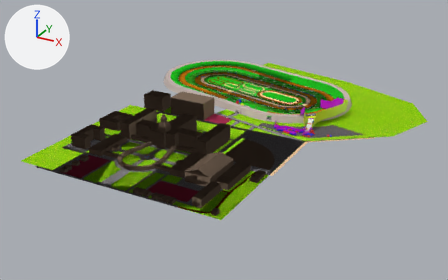
One commit to the Blender file assets/course/tracen-course/tracen-course.blend: the scene before it, then after it.
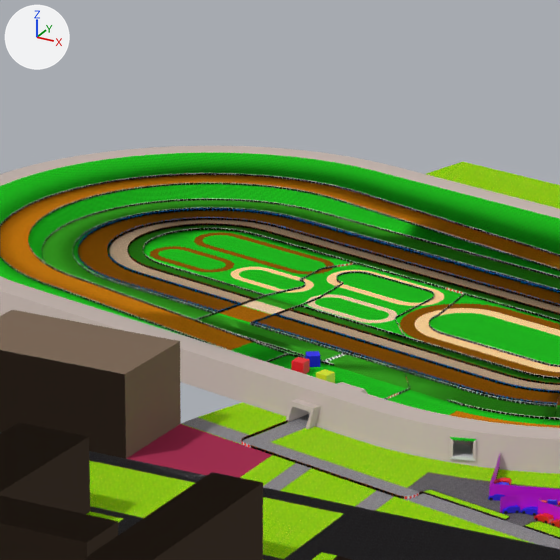
Each version appears first whole from a 50 mm camera at (50.1, -68.4, 37.9) aimed at (5.4, 12.9, -2.8), and next in a close-up on the part from 40% to 64% of the width and 11% to 50% of the height. The lights are fixed; the arrows at upper left show +X, +Y and +Z.

The older version as bpy lines, for what is in view:
```python
ob_bg = bpy.data.objects.new('BG', me_circle_001)
ob_bg.location = (1.64, -3.18, 0.0)
ob_course = bpy.data.objects.new('course', me_circle_004)
ob_course.location = (1.64, -3.18, 0.0)
```
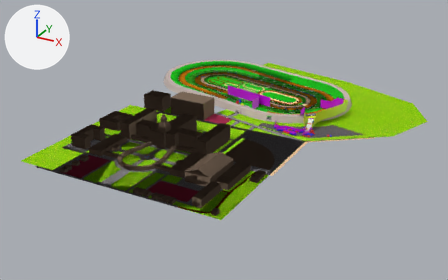
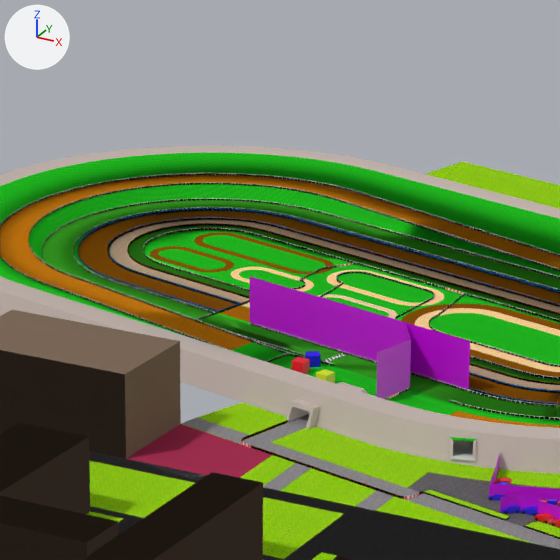
Changed parts and their boxes [x1, y1, x2, y2] in the close-ups (560 x 560 px):
part 1 of me_circle_004, added (pink)
    after: [250, 277, 470, 399]

Patch to the scene script:
```diff
--- a/assets/course/tracen-course/tracen-course.blend.py
+++ b/assets/course/tracen-course/tracen-course.blend.py
@@ me_circle_004 @@
 # used by ob_course; location = (1.64, -3.18, 0.0)
-me_circle_004.from_pydata(...)  # 2770 vertices, 2597 faces, 2 loose edges; spans x -18.9..32.2, y 15.9..50.9, z 0.0..2.8
+me_circle_004.from_pydata(...)  # 2783 vertices, 2608 faces, 2 loose edges; spans x -18.9..32.2, y 15.9..50.9, z 0.0..2.8
+# me_circle_004 part 1
+# 13 new vertices lie (0.0, 0.0, 1.7) away from vertices in x -2.6..7.0, y 24.2..29.1, z 0.1
+# 11 new faces join them, mat_wall_invis_nodraw (pink #d000e7)
 me_circle_004.materials.append(mat_arrows)
```
